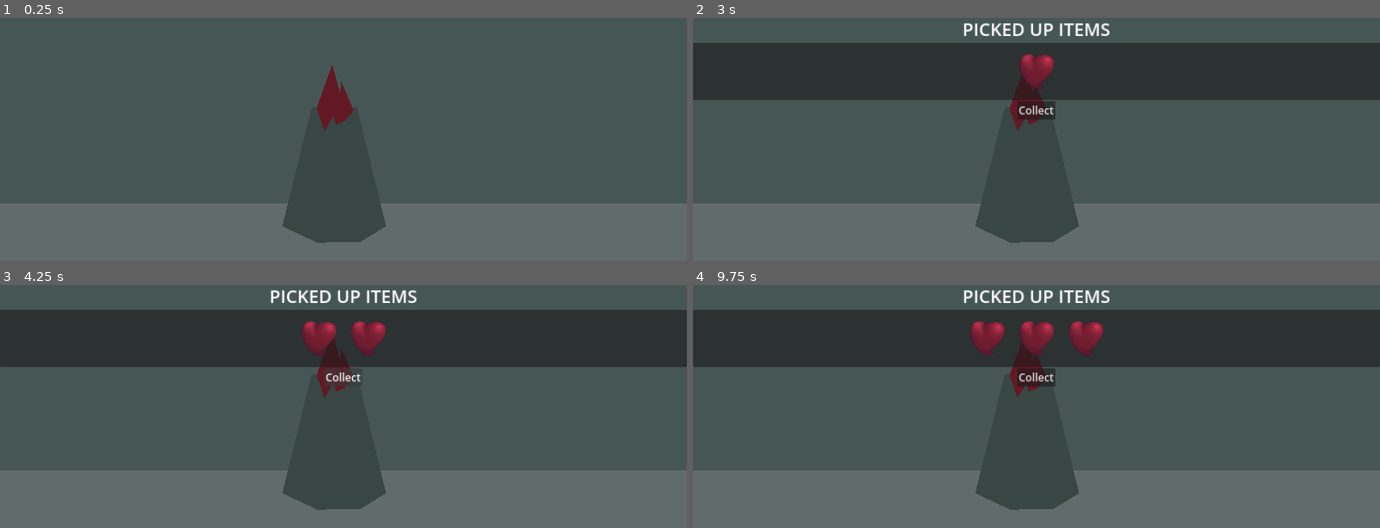
Above: before the commit, frames 1-4 (two rows, left to right).
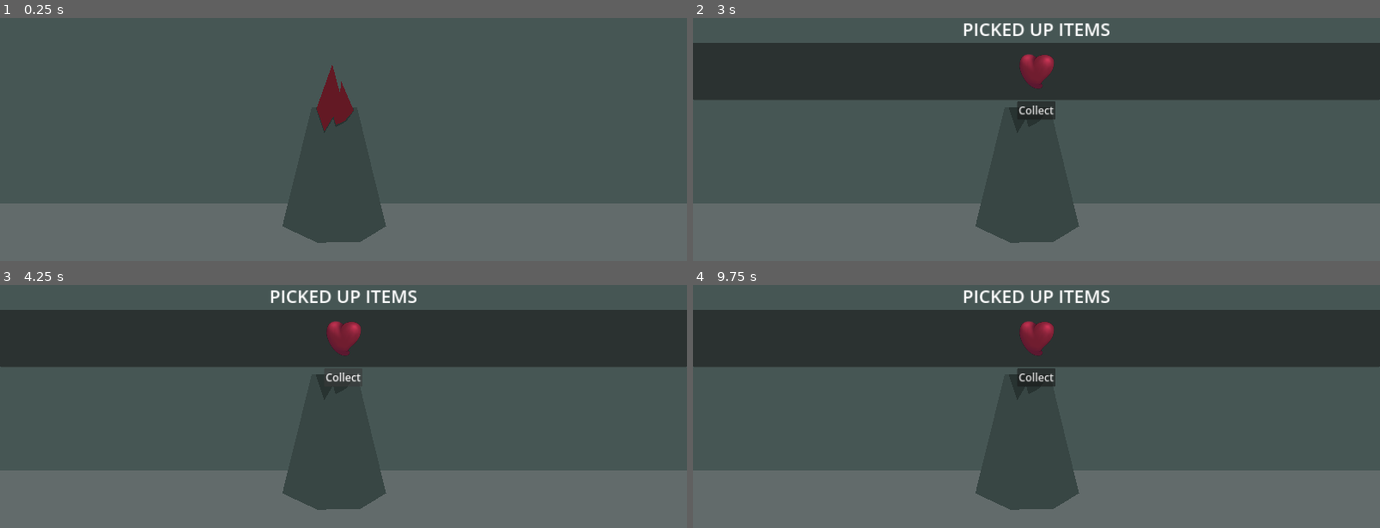
Above: after the commit, the same moments.

Repository: WcOnR/your-mom-is-the-dungeon-lord
Game: Godot game, scene res://game_objects/rooms/bonus_room/bonus_room.tscn
Two runs of this game, one before a commit and one after it. Both use one fixed random seed, a clock stepped at 60 frames per second and the inputs below. This scene is started directly instead of the project's main scene.
Inputs (mouse positions are in pixels of both pictures, inside the frame that each line leads up to):
- Up to frame 1 (0.25 s): no input
- Up to frame 2 (3 s): tap Enter at 0.5, 2 s; move the mouse to (1187, 49) at 0.52 s; press the mouse at (1187, 49) at 0.53 s; hold W 0.53-1.28 s; tap Space at 1.25, 2.75 s; move the mouse to (899, 86) at 1.27 s; release the mouse at (899, 86) at 1.28 s; click (899, 86) at 1.35 s; move the mouse to (outside the picture) at 2.02 s; press the mouse at (outside the picture) at 2.03 s; hold W from 2.03 s (still down); move the mouse to (1002, 144) at 2.77 s; release the mouse at (1002, 144) at 2.78 s; click (1002, 144) at 2.85 s
- Up to frame 3 (4.25 s): release W at 3.5 s; click "Collect" at 3.5 s
- Up to frame 4 (9.75 s): tap Enter at 4.25 s; move the mouse to (1242, 391) at 4.27 s; press the mouse at (1242, 391) at 4.28 s; tap Space at 5 s; move the mouse to (outside the picture) at 5.02 s; release the mouse at (outside the picture) at 5.03 s; click (outside the picture) at 5.1 s; move the mouse to (1070, 333) at 5.77 s; press the mouse at (1070, 333) at 5.78 s; move the mouse to (outside the picture) at 6.52 s; release the mouse at (outside the picture) at 6.53 s; hold W 6.53-8.78 s; click (outside the picture) at 6.6 s; move the mouse to (1187, 316) at 7.27 s; press the mouse at (1187, 316) at 7.28 s; move the mouse to (899, 353) at 8.02 s; release the mouse at (899, 353) at 8.03 s; click (899, 353) at 8.1 s; move the mouse to (outside the picture) at 8.77 s; press the mouse at (outside the picture) at 8.78 s; move the mouse to (1002, 411) at 9.52 s; release the mouse at (1002, 411) at 9.53 s; click (1002, 411) at 9.6 s

The runs differ from the first frame. In frame 2, 0.5% of the frame differs, in the area x 46-52%, y 23-47%; in frame 3, 1.7%, in the area x 44-57%, y 14-47%; in frame 4, 1.5%.
Error in both runs: Invalid access to property or key 'inventory_comp' on a base object of type 'Nil'. (res://game_objects/game_mode/bonus_game_mode/bonus_game_mode.gd:22)

Commit message:
small fixes

Diff:
--- a/game_objects/enemies/battle_line.gd
+++ b/game_objects/enemies/battle_line.gd
@@ -9,7 +9,7 @@
 
 const ENEMY_OFFSET_Y := 15.0
 const ENEMY_OFFSET_X := 25.0
-const ENEMY_OFFSET_SCALE := 0.1
+const ENEMY_OFFSET_SCALE := 0.12
 
 var enemies : Array[Enemy] = []
 var _move_in_front_anims : Array[AnimObject] = []
--- a/game_objects/enemies/combat_actions/gem_target_attack_action.gd
+++ b/game_objects/enemies/combat_actions/gem_target_attack_action.gd
@@ -23,7 +23,7 @@
 	var field := game_mode._field
 	field.hit_target(target, enemy)
 	field.show_icon(target, IconTileMapLayer.Type.NONE)
-	if not field.grid.is_idle():
+	if not field.grid.is_idle(): #TODO:: fix full idle
 		await field.grid.grid_idle
 
 
--- a/game_objects/rooms/bonus_room/bonus_room.tscn
+++ b/game_objects/rooms/bonus_room/bonus_room.tscn
@@ -23,12 +23,19 @@
 color = Color(0.222229, 0.276156, 0.269431, 1)
 polygon = PackedVector2Array(786.833, 982.996, 869.367, 649.721, 997.193, 649.721, 1078.72, 982.996, 1007.26, 1026.16, 885.471, 1029.17)
 
+[node name="Polygon2D2" type="Polygon2D" parent="Polygon2D3"]
+scale = Vector2(1, 1)
+color = Color(0.158091, 0.201428, 0.195248, 1)
+polygon = PackedVector2Array(880.438, 649.721, 904.594, 721.998, 929.757, 680.84, 936.802, 704.932, 966.997, 688.871, 989.14, 657.752, 986.121, 649.721)
+
 [node name="Polygon2D" type="Polygon2D" parent="Polygon2D3"]
 position = Vector2(3.77004, 22.3201)
 color = Color(0.389609, 0.0989062, 0.143257, 1)
 polygon = PackedVector2Array(923.718, 506.172, 879.432, 629.644, 901.575, 693.89, 926.738, 651.729, 933.783, 675.821, 957.939, 665.782, 984.109, 635.667, 947.874, 551.344, 945.861, 589.49)
 
 [node name="PickUpBonus" parent="." instance=ExtResource("1_1nl3s")]
+visible = false
+bonus = NodePath("../Polygon2D3/Polygon2D")
 
 [node name="CanvasLayer" type="CanvasLayer" parent="."]
 
--- a/game_objects/rooms/bonus_room/pick_up_bonus.gd
+++ b/game_objects/rooms/bonus_room/pick_up_bonus.gd
@@ -1,6 +1,10 @@
 class_name PickUpBonus extends Area2D
 
+@export var bonus : NodePath
+
 signal picked_up
+
+var _is_enabled := true
 
 
 func _ready() -> void:
@@ -8,8 +12,10 @@
 
 
 func _on_click_action(_data : ClickData) -> void:
-	if _is_click_on_me(_data):
+	if _is_enabled and _is_click_on_me(_data):
 		picked_up.emit()
+		get_node(bonus).visible = false
+		_is_enabled = false
 
 
 func _is_click_on_me(_data : ClickData) -> bool:
Binary file changed: game_objects/enemies/statue/statue.png
